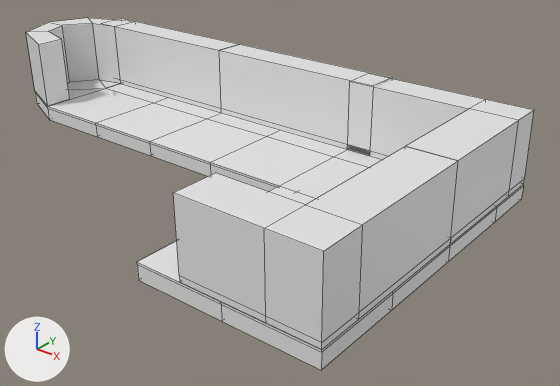
Renders of the Blender file Base.blend from each side of a commit.
Before and after are seen from a 50 mm camera at (217.0, -204.0, 122.0) aimed at (57.0, -4.0, -2.0). Arrows for +X, +Y and +Z are at lower left; the lights stay in place. The first picture is the older version. Mesh edges are drawn as thin lines on the coarser meshes.

Objects in the first picture: 'End.002', 'Ground', 'Ground.001', 'Ground.002', 'Ground.003', 'WallSection.001', 'WallSection.002', 'WallSection.003', 'WallSection.004', 'WallSection.005'.
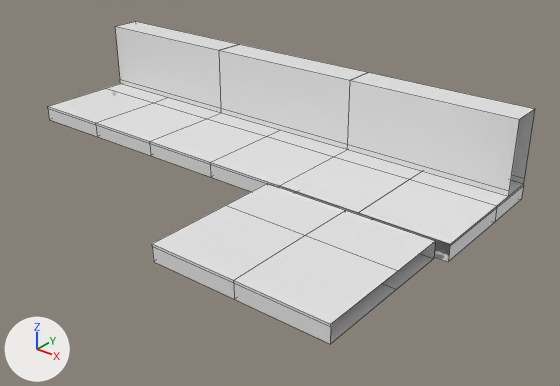
Where the newer file only moved an object's origin or applied its transform, the numbers keep the older frame.

The edits, one by one:
me_cube_006 is used by ob_ground_002; location (99.1, 16.3, 7.5); rotation (0.0, 0.0, 0.785), in degrees (0, 0, 45); scale (16.2, 16.2, 0.404).
Verts and faces of me_cube_006; kept vertices keep their numbers, new ones are numbered from 39.
Before the commit, vertices of me_cube_006: 9 (0.0, 0.0, 1.0), 10 (-1.4, -1.4, 1.0), 11 (0.0, 0.0, 1.0), 13 (0.0, -2.8, 1.0) at pixel (450, 244), 15 (1.4, -1.4, 1.0) at pixel (497, 205).
Before the commit, vertices of me_cube_006: 16 (0.0, 0.0, 1.0), 18 (0.9, 0.9, 1.0), 20 (1.4, -1.4, 1.0) at pixel (497, 205), 22 (2.4, -0.5, 1.0) at pixel (523, 183).
Before the commit, vertices of me_cube_006: 29 (0.0, 0.0, -14.1), 30 (-1.4, -1.4, -14.1), 31 (0.0, 0.0, -14.1), 32 (-1.4, -1.4, -14.1), 33 (0.9, 0.9, -14.1).
Before the commit, vertices of me_cube_006: 34 (0.0, 0.0, -14.1), 35 (1.4, -1.4, -14.1) at pixel (494, 222), 36 (0.0, -2.8, -14.1) at pixel (448, 261), 37 (2.4, -0.5, -14.1) at pixel (521, 199), 38 (1.4, -1.4, -14.1) at pixel (494, 222).
me_cube_006 had 39 vertices, 16 faces and spanned x -2.8..2.4, y -2.8..2.4, z -14.1..1.0.
me_cube_006 now has 37 vertices, 16 faces, 1 loose edge and spans x -2.8..2.4, y -2.8..2.4, z -14.1..1.0.
Part 1, on me_cube_006:
Vertices deleted: 16 (with the faces that use them).
Faces deleted: (10, 13, 15, 11).
New faces: (11, 15, 22, 18), (9, 10, 13, 15).
Part 2, on me_cube_006:
Vertices deleted: 34 (with the faces that use them).
Faces deleted: (31, 35, 36, 32).
New loose edges: (32, 36).
New faces: (31, 33, 37, 38), (29, 35, 36, 30).
me_cube_007 is used by ob_ground_001; location (99.1, -48.4, 7.5); rotation (0.0, 0.0, 0.785), in degrees (0, 0, 45); scale (16.2, 16.2, 0.404).
me_cube_007 had 42 vertices, 20 faces and spanned x -2.8..2.8, y -2.8..2.8, z -14.1..1.0.
me_cube_007 now has 40 vertices, 16 faces and spans x -2.8..2.4, y -2.8..2.4, z -14.1..1.0.
Part 4, on me_cube_007:
8 vertices are removed from x -1.4..1.4, y -1.4..1.4, z -14.1..1.0.
12 faces are deleted.
3 vertices in x 0.0, y 2.8, z -14.1..1.0 move by (-0.5, -0.4, 0.0).
3 vertices in x 2.8, y 0.0, z -14.1..1.0 move by (-0.4, -0.5, 0.0).
6 vertices are added at (0.9, 0.9, 1.0), (0.9, 0.9, 1.0), (0.9, 0.9, -14.1), (0.9, 0.9, -14.1), (0.9, 0.9, -1.0), (0.9, 0.9, -1.0).
8 new faces join them.
me_cube_133 is used by ob_wallsection_003; location (97.8, 31.5, 8.9); scale (33.9, 6.28, 1.0).
me_cube_133 had 24 vertices, 20 faces and spanned x -0.9..1.0, y -7.6..1.0, z -1.0..25.7.
me_cube_133 now has 12 vertices, 5 faces and spans x -0.9..1.0, y -1.0..1.0, z -1.0..26.1.
Part 3, on me_cube_133:
13 vertices are removed from x 0.5..1.0, y -7.6..1.0, z -1.0..25.7.
20 faces are deleted.
3 vertices in x -0.9..1.0, y -1.0..1.0, z 25.7 move by (0.0, 0.0, 0.4).
1 vertex is added at (1.0, -1.0, 26.1).
5 new faces join them.
Object 'Ground.001' (ob_ground_001) moves from (99.1, -48.4, 7.5) to (94.9, -38.6, 7.5).
Object 'WallSection.004' (ob_wallsection_004) is now hidden.
Object 'End.002' (ob_end_002) is deleted.
Object 'WallSection.005' (ob_wallsection_005) is deleted.

Location of each change, (x1, y1, x2, y2) in pixels of the pictures (560 x 386 px; the box of a moved part takes in the faces that stretch with it):
'WallSection.004', hidden
    before: (173, 146, 458, 349)
'Ground.001', reshaped, moved (9% narrower, 12% shorter)
    before: (137, 186, 450, 370)
    after: (152, 183, 436, 344)
'WallSection.003', reshaped (26% shorter)
    before: (347, 78, 534, 244)
    after: (347, 73, 535, 196)
'WallSection.005', deleted
    before: (26, 18, 134, 106)
'End.002', deleted
    before: (35, 80, 120, 118)
part 1 of me_cube_006, moved or reshaped (not visible before)
    after: (359, 171, 524, 244)
part 2 of me_cube_006, moved or reshaped (not visible before)
    after: (373, 218, 450, 262)
part 4 of me_cube_007, moved or reshaped
    before: (268, 186, 450, 370)
    after: (226, 183, 436, 289)
